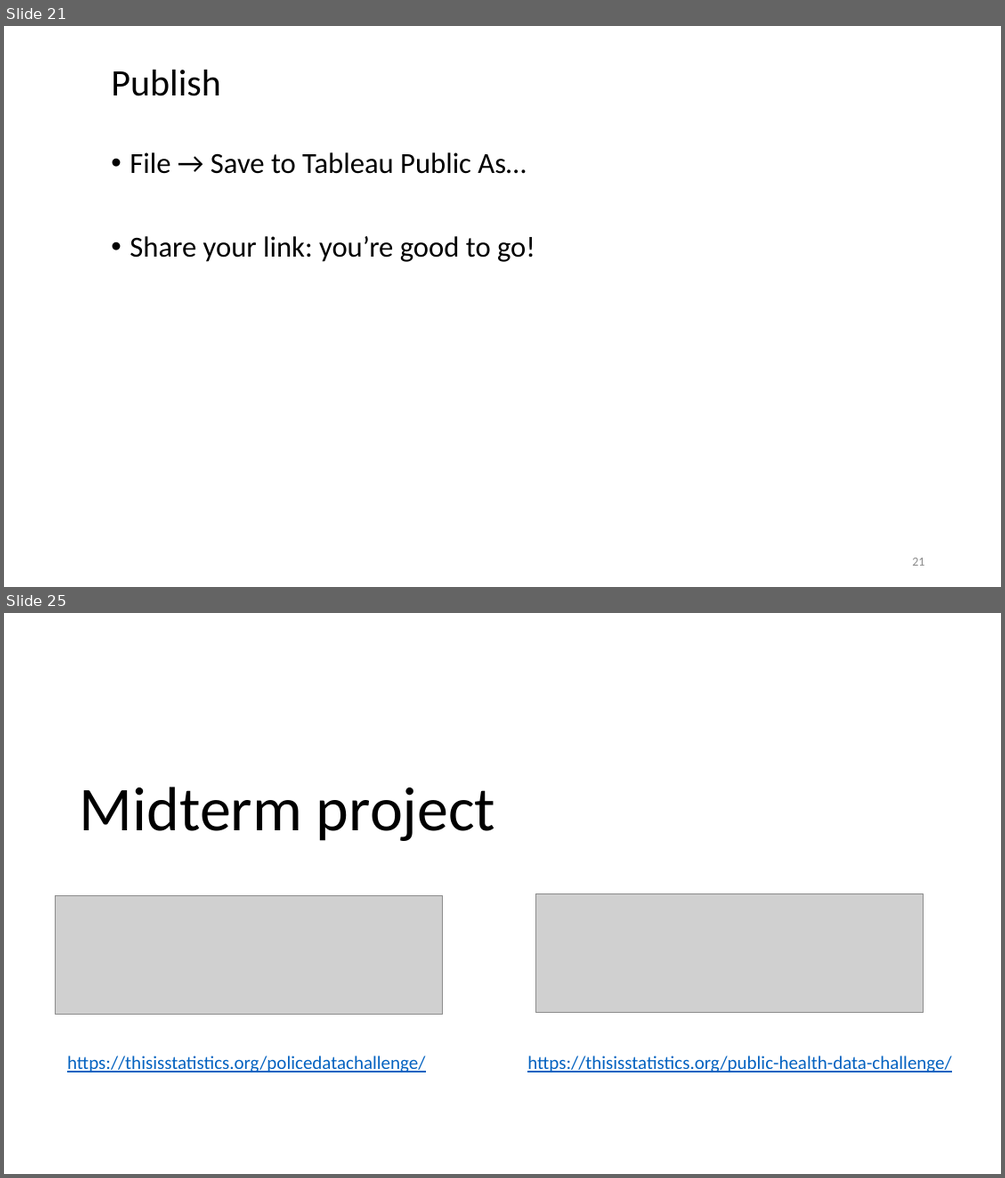
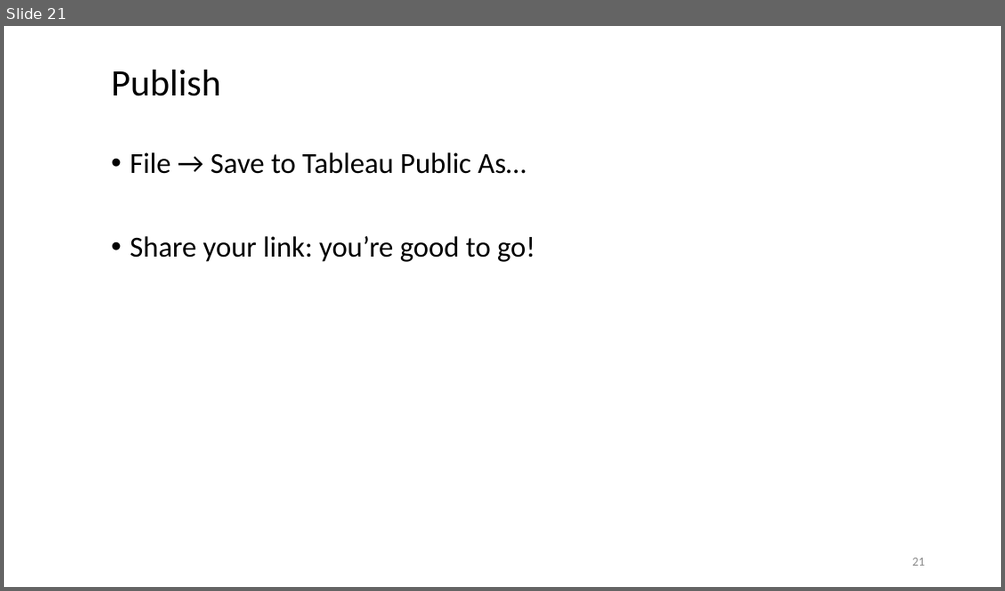
Before and after one commit to WSU-DataScience/SDSS19-dataviz-workshop, a slide deck: slides/Implementation in Tableau.pptx. Shown one above the other, each under a label of ours: slides 21 and 25 before the commit, slide 21 after it; the slides between them are not shown. The pictures are 1005x1178 and 1005x591 pixels, drawn with LibreOffice and Linux fonts; fonts in the diff are those of the drawing; grey boxes stand for pictures. Boxes give left, top, right and bottom in pixels: in the first picture for what was removed or moved away, otherwise in the second. Text is boxed around its words. In the diff, an @@ line names an element or a change of style, - is before the commit and + after.

Commit message:
added CDC data and data viz tasks and modified ppt

```diff
--- a/slides/Implementation in Tableau.pptx
+++ b/slides/Implementation in Tableau.pptx
@@ slide 25 removed at bbox=[4, 613, 1001, 1174], background #FFFFFF @@
@@ title removed at bbox=[80, 787, 495, 841] @@
-Midterm project
@@ picture removed at bbox=[56, 896, 443, 1014] @@
@@ picture removed at bbox=[535, 893, 923, 1013] @@
@@ text removed at bbox=[67, 1055, 425, 1072] @@
-https://thisisstatistics.org/policedatachallenge/
@@ text removed at bbox=[527, 1055, 951, 1072] @@
-https://thisisstatistics.org/public-health-data-challenge/
```
Also in this commit, not shown: 6 other slides removed, 5 other files.
